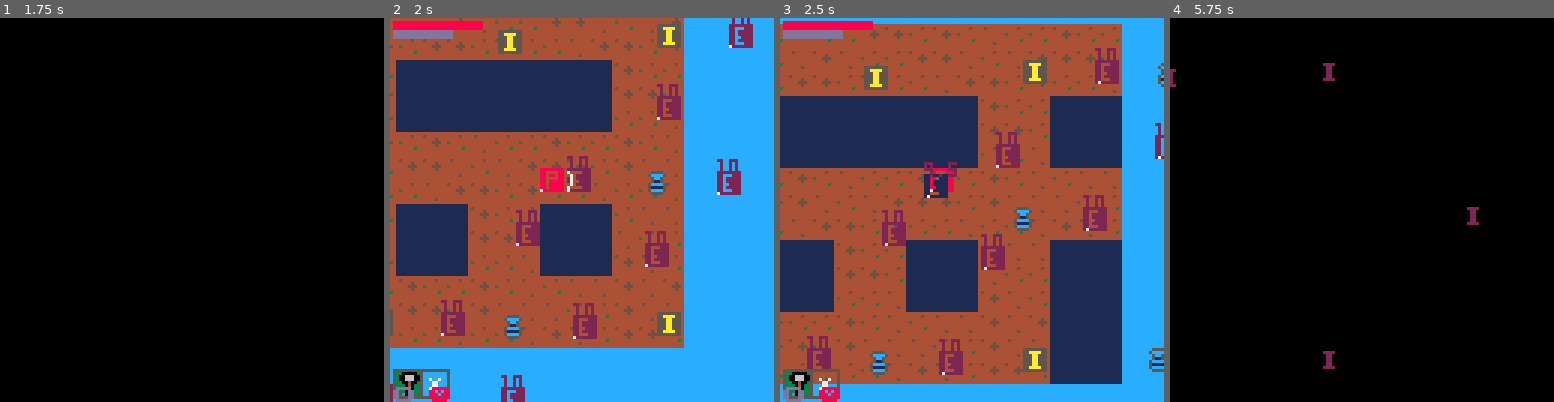
Above: before the commit, frames 1-4 (left to right).
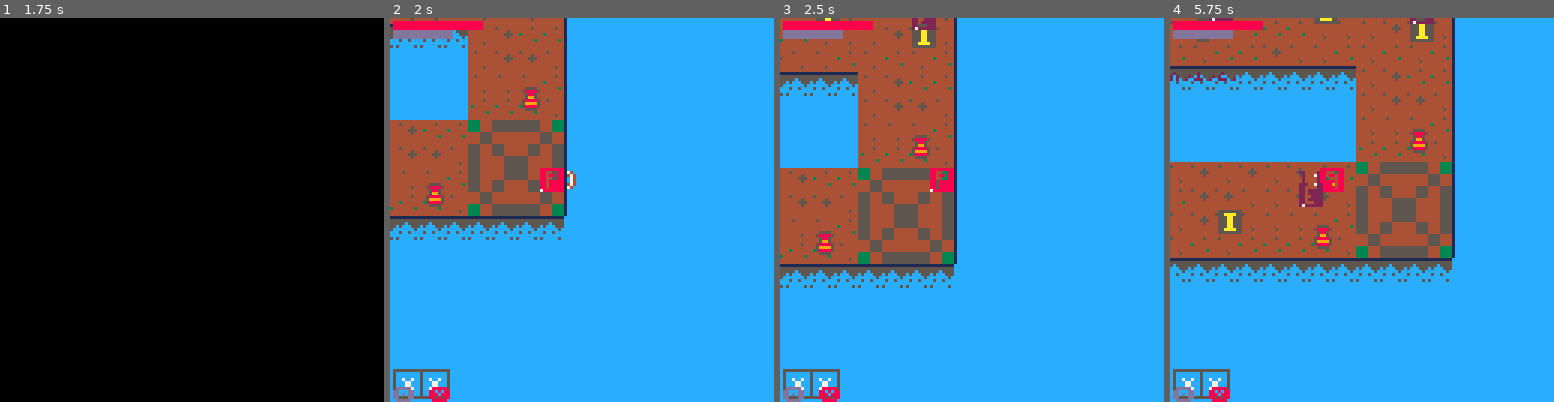
Above: after the commit, the same moments.

Repository: FrederikHR/GDB
Game: PICO-8 cartridge NewGame/main.p8
Same seed, same stepped clock (60 frames per second), same inputs: the game is played once before the commit and once after it.
Inputs:
- Up to frame 1 (1.75 s): tap X (X key) at 0.33, 1.07 s; tap O (Z key) at 0.7, 1.7 s; hold Right from 1.6 s (still down)
- Up to frame 2 (2 s): keep holding Right; tap X (X key) at 1.85 s
- Up to frame 3 (2.5 s): release Right at 2.1 s; tap O (Z key) at 2.1 s; hold Up 2.15-2.42 s; hold Right from 2.47 s (still down)
- Up to frame 4 (5.75 s): tap O (Z key) every 0.4 s from 2.5 to 5.7 s; tap X (X key) at 2.97, 4.08, 5.2 s; release Right at 3.03 s; hold Left 3.08-3.58 s; hold Down 3.63-3.97 s; hold Right 4.02-4.68 s; hold Up 4.73-5.03 s; hold Left 5.08-5.68 s; hold Down from 5.73 s (still down)

Frame 1 is identical in both runs. In frame 2, 57% of the frame differs, in the area x 0-95%, y 0-100%; in frame 3, 71%; in frame 4, 100%, in the area x 0-100%, y 0-100%.

Commit message:
varying level gen per floor

Diff:
--- a/NewGame/scripts/levelgen/init.lua
+++ b/NewGame/scripts/levelgen/init.lua
@@ -1,14 +1,22 @@
 prl = {}
-maze_size = 10
 current_map={}
 maze={}
 
-function init_levelgen()
-    maze = init_maze(maze_size,maze_size,24,-400,-400)
+function init_levelgen(floor)
+    printh("init level "..floor)
+    local maze_size = 8
+    local maze_scale = 32
+    if floor % 2 == 0 then
+        maze_size = 4
+        maze_scale = 48
+    end
+
+    maze = init_maze(maze_size,maze_size,maze_scale,-400,-400)
     maze[2][2].goal = true
     maze[maze_size*2][maze_size*2].goal = true
     backtrack(maze,maze_size,maze_size,maze[2][2],maze[maze_size*2][maze_size*2])
-    backtrack(maze,maze_size,maze_size,maze[maze_size*2][2],maze[2][maze_size*2])
+    if (floor % 3 != 0) backtrack(maze,maze_size,maze_size,maze[maze_size*2][2],maze[2][maze_size*2])
+    return maze_size
 end
 
 function draw_level()
@@ -17,7 +25,7 @@
     local oy=maze[1][1].oy
     for x = 1,#maze do
         for y = 1,#maze[1] do
-            if (p.curr_mt==nil or abs(p.curr_mt.x-x)<3 and abs(p.curr_mt.y-y)<3) draw_maze_room(x,y,maze[x][y],scale,ox,oy)
+            if (p.curr_mt==nil or abs(p.curr_mt.x-x)<4 and abs(p.curr_mt.y-y)<4) draw_maze_room(x,y,maze[x][y],scale,ox,oy)
         end
     end
 end
@@ -50,15 +58,17 @@
     else
         for i=0,scale\8-1 do
             for j=0,scale\8-1 do
-                if (type=="floor") spr(rnd(floors),x*scale+ox+i*8,y*scale+oy+j*8)
-                if (type=="wall") then
-                    if y==#maze[1] and j==0 and x!=0 and x!=#maze[1] then --if on bottom edge
+                if (type=="floor") then
+                    spr(rnd(floors),x*scale+ox+i*8,y*scale+oy+j*8)
+                    if(y<#maze[1] and maze[x][y+1].is_wall == true and j == 1) spr(96,x*scale+ox+i*8,y*scale+oy+scale)
+                elseif (type=="wall") then
+                    if y==#maze[1] and j==0 and x!=0 and x!=#maze[1] and maze[x][y-1].is_wall == false then --if on bottom edge
                         spr(96,x*scale+ox+i*8,y*scale+oy+j*8)
                     elseif ((x==0 or x==#maze[1]) and y<#maze[1]) then --if on left/right edges
                         if (x==0 and i==scale\8-1) spr(98,x*scale+ox+i*8,y*scale+oy+j*8,1,1,x==0)
                         if (x==#maze[1] and i==0) spr(98,x*scale+ox+i*8,y*scale+oy+j*8,1,1,x==0)
                     elseif y!=#maze[1] then
-                        spr(97,x*scale+ox+i*8,y*scale+oy+j*8)
+                        spr(99,x*scale+ox+i*8,y*scale+oy+j*8)
                     end
                 end
             end
--- a/NewGame/scripts/levelgen/recursive-backtracker.lua
+++ b/NewGame/scripts/levelgen/recursive-backtracker.lua
@@ -38,10 +38,8 @@
     local stack = {}
     local vcount = 1
     while (vcount < width*height) do
-        printh("current: "..current.x..","..current.y)
         next = unvisited_neighbour(maze, current.x, current.y, width*2, height*2)
         if next != nil then
-            printh("visiting: "..next.x..","..next.y)
             remove_separating_wall(current, next, maze)
             next.visited = true
             next.is_wall = false
--- a/NewGame/scripts/scenes/game.lua
+++ b/NewGame/scripts/scenes/game.lua
@@ -112,11 +112,11 @@
     game_state.bullets={}
     game_state.goal={2,2}
 
-    init_levelgen()
+    local maze_size = init_levelgen(l)
 
     --reset player position
-    p.x=maze[4*2][4*2].x*maze[1][1].scale+maze[1][1].ox+maze[1][1].scale\2
-    p.y=maze[4*2][4*2].y*maze[1][1].scale+maze[1][1].oy+maze[1][1].scale\2
+    p.x=maze[maze_size*2][maze_size*2].x*maze[1][1].scale+maze[1][1].ox+maze[1][1].scale\2
+    p.y=maze[maze_size*2][maze_size*2].y*maze[1][1].scale+maze[1][1].oy+maze[1][1].scale\2
 
     enemies_for_map(l)
     items_for_map()
